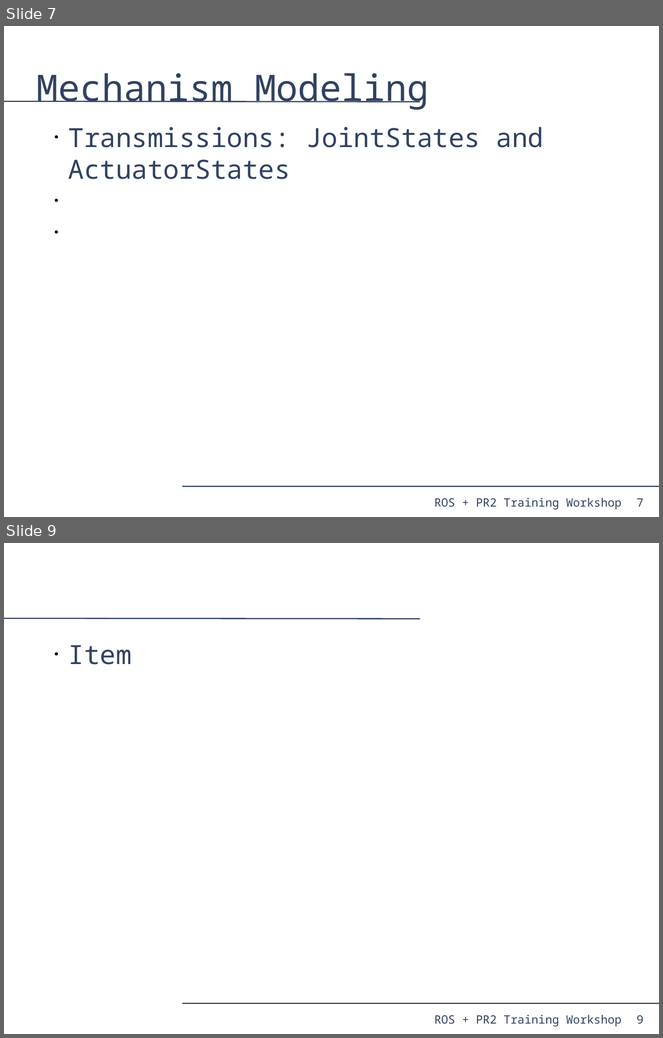
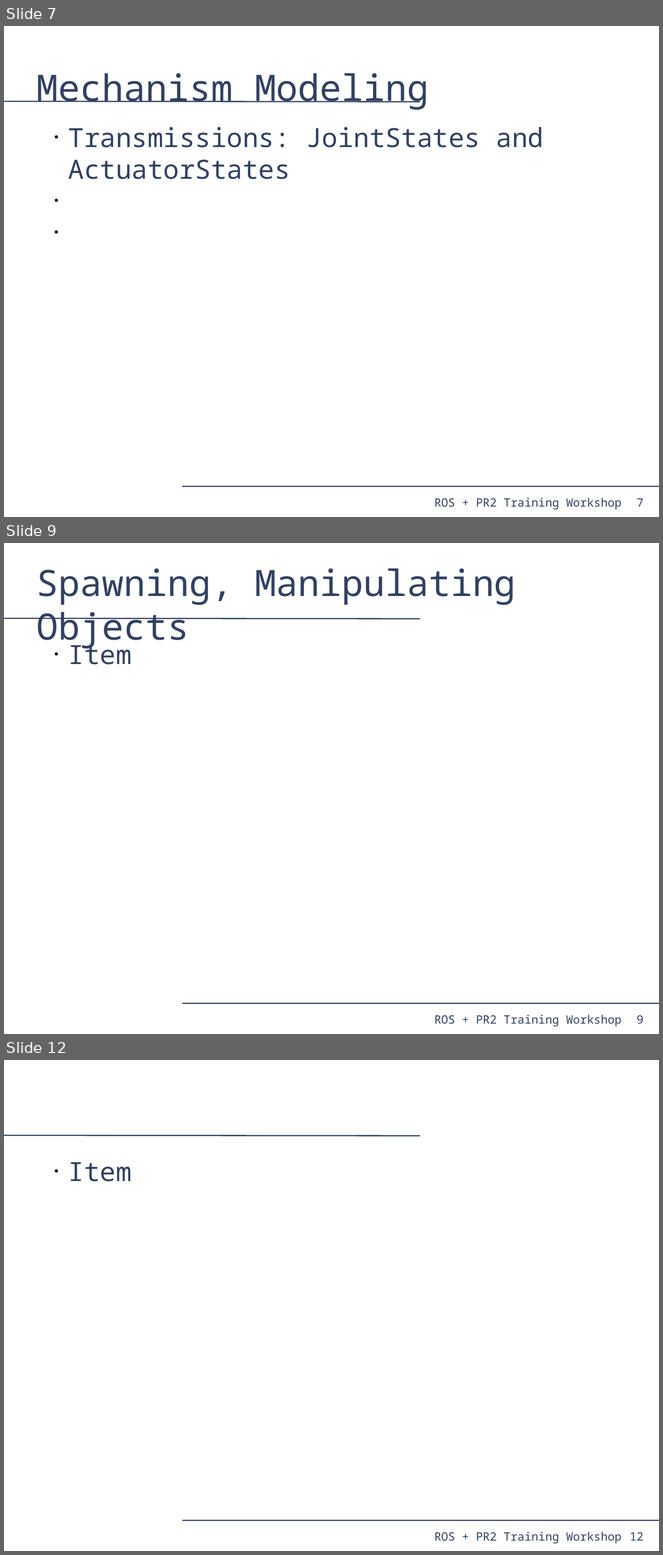
Before and after one commit to PR2/pr2_docs, a slide deck: pr2_training_workshop/simulation/simulation_training_workshop.odp. Shown one above the other, each under a label of ours: slides 7 and 9 before the commit, slides 7, 9 and 12 after it; the slides between them are not shown. The pictures are 663x1038 and 663x1555 pixels, drawn with LibreOffice and Linux fonts; fonts in the diff are those of the drawing. Boxes give left, top, right and bottom in pixels: in the first picture for what was removed or moved away, otherwise in the second. Text is boxed around its words. In the diff, an @@ line names an element or a change of style, - is before the commit and + after.

```diff
--- a/pr2_training_workshop/simulation/simulation_training_workshop.odp
+++ b/pr2_training_workshop/simulation/simulation_training_workshop.odp
@@ slide 9 added at <box>4,543,659,1034</box>, background #FFFFFF; not listed: 4 template elements that a slide beside it also shows @@
@@ title added at <box>37,568,516,649</box>, 44 pt, text #314162 @@
+Spawning, Manipulating Objects
@@ text added at <box>68,640,132,665</box>, 32 pt, text #314162 @@
+• Item
@@ what was slide 9 is now slide 12 @@
@@ page number at <box>630,1533,644,1541</box>: text changed @@
-9
+12
```
Also in this commit, not shown: 3 other slides added, 2 slides removed.
